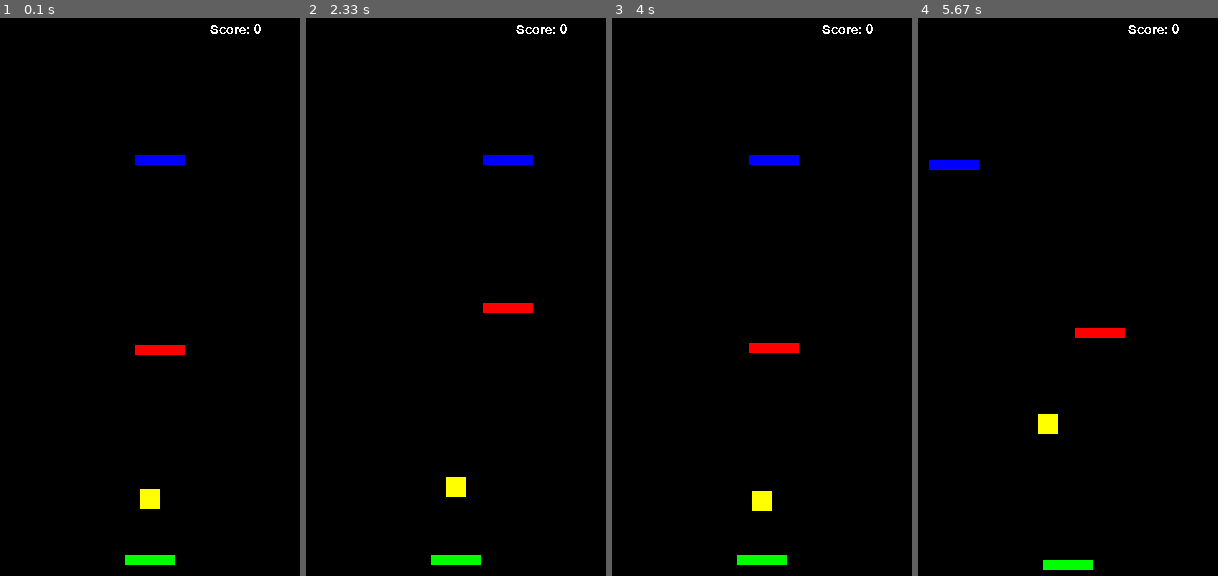
Above: before the commit, frames 1-4 (left to right).
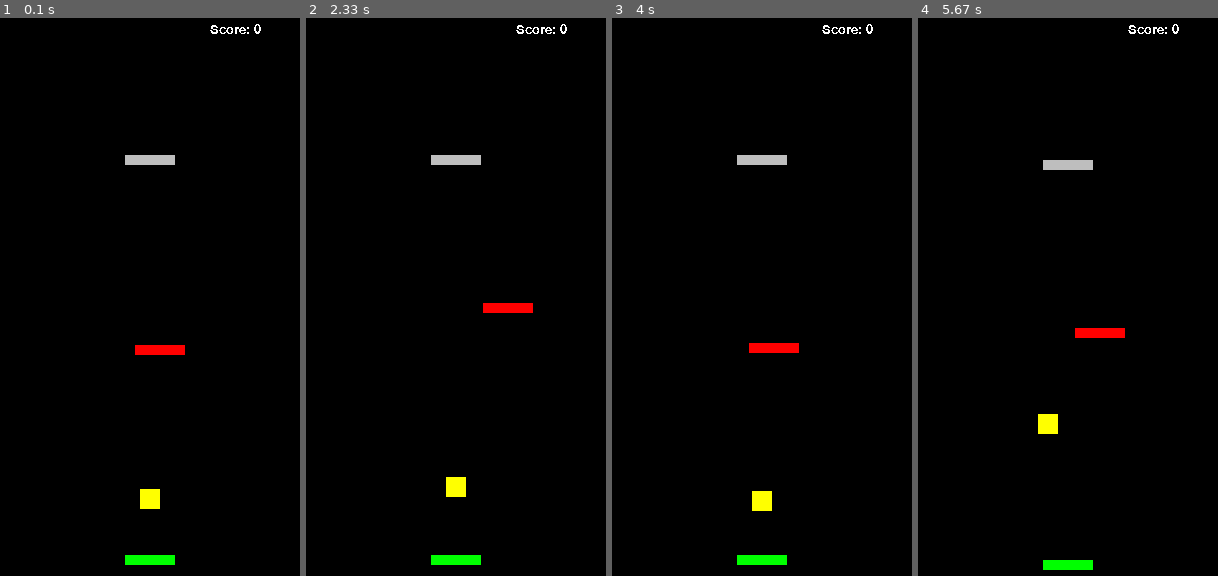
Above: after the commit, the same moments.

Repository: lolloz98/pygame_games
Game: pygame game, started from dodo_jump/main.py
Two runs of this game, one before a commit and one after it. Both use one fixed random seed, a clock stepped at 60 frames per second and the inputs below.
Inputs:
- Up to frame 1 (0.1 s): no input
- Up to frame 2 (2.33 s): hold D 0.33-0.8 s; hold D 0.83-1.3 s; hold A 1.33-1.87 s; hold A 1.9-2.3 s
- Up to frame 3 (4 s): hold D 2.33-2.97 s; hold D from 3.9 s (still down)
- Up to frame 4 (5.67 s): release D at 4.37 s; hold D 4.4-4.87 s; hold A 4.9-5.43 s

The runs differ from the first frame. In frame 1, 0.4% of the frame differs, in the area x 41-62%, y 24-27%; in frame 2, 0.6%, in the area x 41-76%, y 24-27%; in frame 3, 0.4%; in frame 4, 0.6%.

Commit message:
DODO-JUMP Jumping Tile added

Diff:
--- a/dodo_jump/effects.py
+++ b/dodo_jump/effects.py
@@ -21,8 +21,8 @@
 
 
 class MoveBackAndForth(Effect):
-    def __init__(self, vel=constants.moving_tile_vel, stop=(200, 200)):
-        self.dir = pygame.Vector2((1, -1))
+    def __init__(self, vel=constants.moving_tile_vel, stop=(200, 200), init_dir=(1, -1)):
+        self.dir = pygame.Vector2(init_dir)
         self.velocity = pygame.Vector2(vel)
         self.stop = pygame.Vector2(stop)
         self.moved = pygame.Vector2(0, 0)
@@ -46,3 +46,11 @@
 
 def moveBackAndForthY(vel=constants.moving_tile_vel[1], stop=(200, 200)):
     return MoveBackAndForth((0, vel), stop)
+
+
+class JumpHighEffect(Effect):
+    def __init__(self, jump=constants.jump_force):
+        self.jump = jump
+
+    def applyEffectToPlayer(self, character: player.Player):
+        character.curr_velocity_y -= self.jump
--- a/dodo_jump/player.py
+++ b/dodo_jump/player.py
@@ -33,7 +33,7 @@
                 if hit.rect.midtop[1] >= self.rect.center[1]:
                     self.rect.midbottom = (self.rect.midbottom[0], hit.rect.y)
                     self.curr_velocity_y = -constants.jump_force
-
+                    hit.effect.applyEffectToPlayer(self)
         self.rect.y += self.curr_velocity_y * dt
 
     def changeInDir(self, dir, pygameEvent):
--- a/dodo_jump/tile.py
+++ b/dodo_jump/tile.py
@@ -13,6 +13,10 @@
 
 def movingTileXY(position, color='Red', stop=(100, 100), vel=constants.moving_tile_vel):
     return Tile(position, effects.MoveBackAndForth(vel, stop=stop), color=color)
+
+
+def jumpingTile(position, color='Grey'):
+    return Tile(position, effects.JumpHighEffect(), color=color)
 
 
 class Tile(pygame.sprite.Sprite):
@@ -34,11 +38,9 @@
         )
 
 
-
-
 class TileManager:
     def __init__(self):
-        self.tiles = [normalTile((150, 550)), movingTileXY((150, 350)), movingAsCharOnX((150, 150))]
+        self.tiles = [normalTile((150, 550)), movingTileXY((150, 350)), jumpingTile((150, 150))]
         self.tiles_type = [Tile]
         self.group = pygame.sprite.Group()
         self.group.add(self.tiles)
